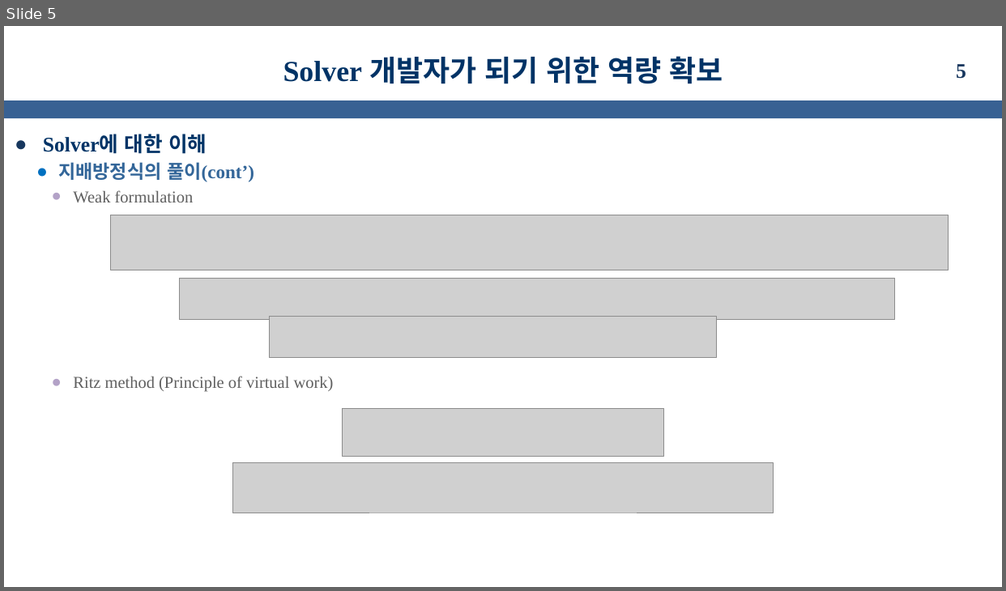
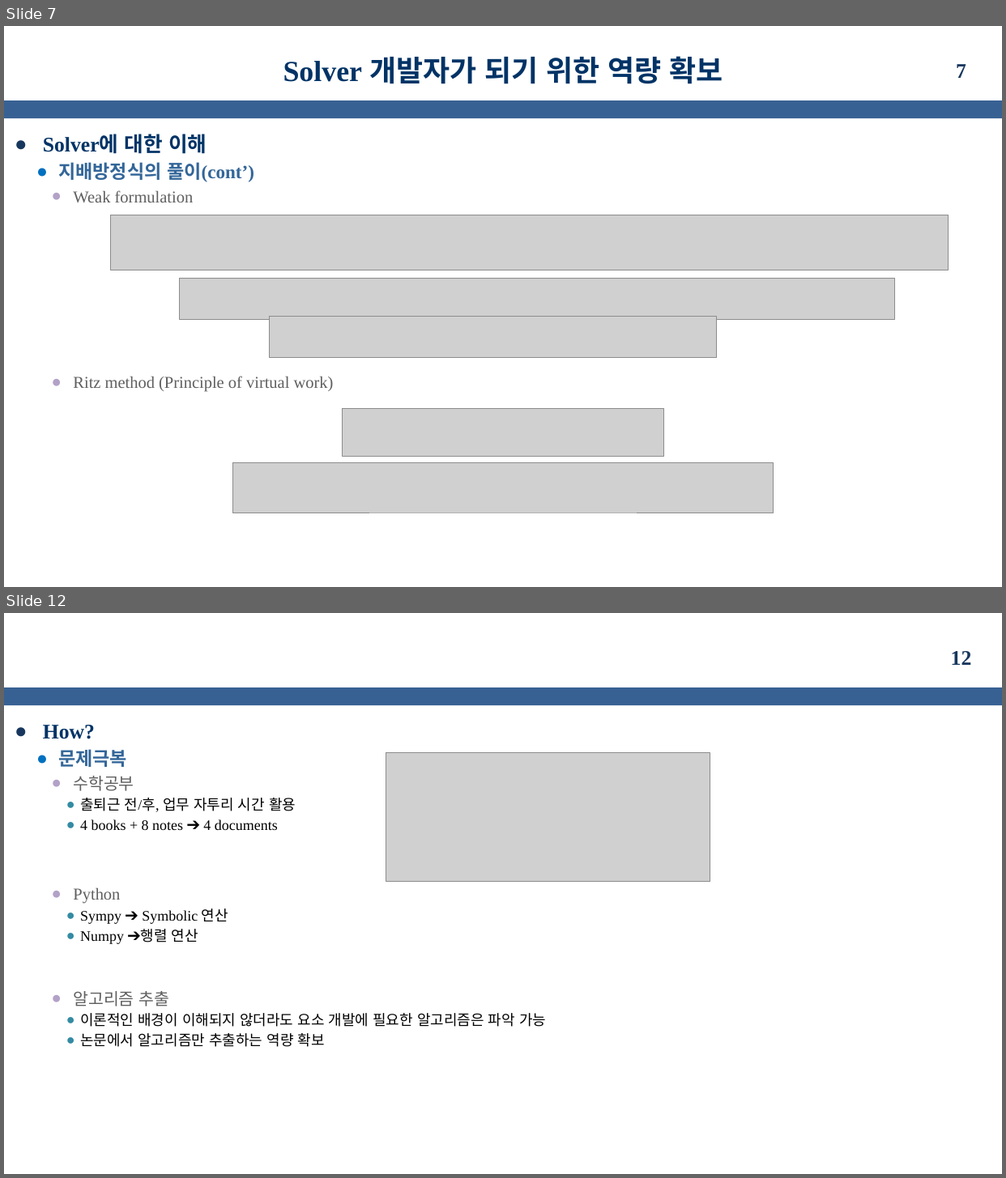
Before and after one commit to kms0523/Study, a slide deck: 발표자료/성과발표(중간).pptx. Shown one above the other, each under a label of ours: slide 5 before the commit, slides 7 and 12 after it; the slides between them are not shown. The pictures are 1006x591 and 1006x1178 pixels, drawn with LibreOffice and Linux fonts; fonts in the diff are those of the drawing; grey boxes stand for pictures; background and template pictures are left out. Boxes give left, top, right and bottom in pixels: in the first picture for what was removed or moved away, otherwise in the second. Text is boxed around its words. In the diff, an @@ line names an element or a change of style, - is before the commit and + after.

```diff
--- a/발표자료/성과발표(중간).pptx
+++ b/발표자료/성과발표(중간).pptx
@@ slide 12 added at (4, 613, 1002, 1174), background #FFFFFF; not listed: 1 template element that a slide beside it also shows @@
@@ page number added at (951, 651, 972, 665), 20 pt, text #17375E, bold @@
+12
@@ text added at (43, 725, 546, 1047), 14 pt, text #000000 @@
+● How?
+  ● 문제극복
+    ● 수학공부
+      ● 출퇴근 전/후, 업무 자투리 시간 활용
+      ● 4 books + 8 notes ➔ 4 documents
+    ● Python
+      ● Sympy ➔ Symbolic 연산
+      ● Numpy ➔행렬 연산
+    ● 알고리즘 추출
+      ● 이론적인 배경이 이해되지 않더라도 요소 개발에 필요한 알고리즘은 파악 가능
+      ● 논문에서 알고리즘만 추출하는 역량 확보
@@ picture added at (386, 753, 710, 881) @@
@@ what was slide 5 is now slide 7 @@
@@ page number at (956, 64, 966, 78): text changed @@
-5
+7
```
Also in this commit, not shown: 5 slides changed, 6 other slides added, 2 slides removed, 8 other files.
